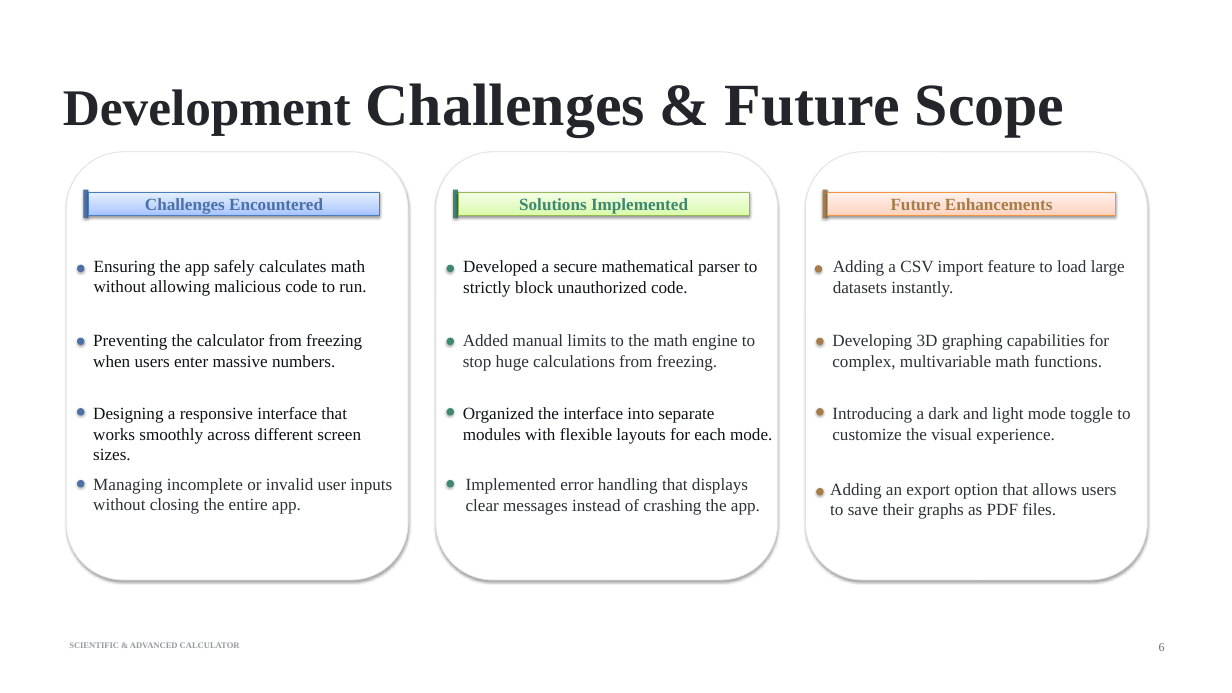
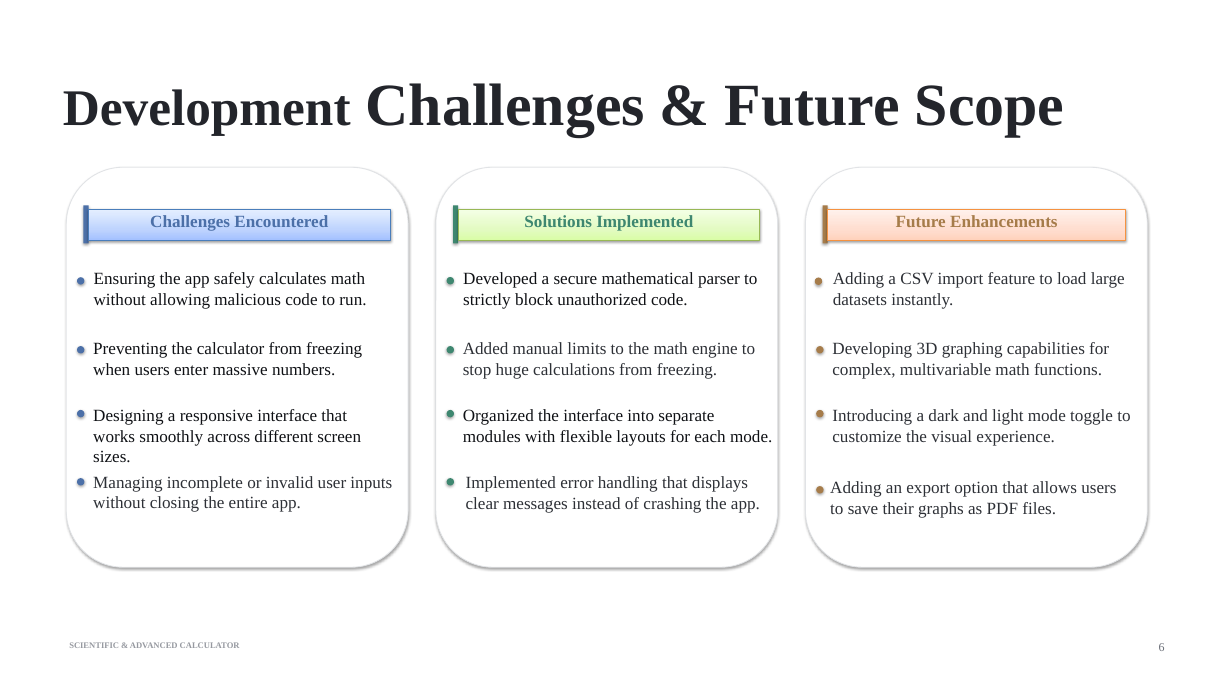
Before and after one commit to Aditi020/Numera, a slide deck: slide 6 of docs/Calculator.pptx. Drawn at 1232x693 pixels with LibreOffice and Linux fonts; fonts in the diff are those of the drawing. Boxes give left, top, right and bottom in pixels: in the first picture for what was removed or moved away, otherwise in the second. Text is boxed around its words. In the diff, an @@ line names an element or a change of style, - is before the commit and + after.

```diff
--- a/docs/Calculator.pptx
+++ b/docs/Calculator.pptx
@@ rounded rectangle: place and size @@
-rounded rectangle at (66,152,408,580)
+rounded rectangle at (66,167,408,567)
@@ rounded rectangle: place and size @@
-rounded rectangle at (436,152,778,580)
+rounded rectangle at (436,167,778,567)
@@ rounded rectangle: place and size @@
-rounded rectangle at (805,152,1147,580)
+rounded rectangle at (805,167,1147,567)
@@ rectangle: place and size @@
-rectangle at (83,190,88,218)
+rectangle at (84,206,89,244)
@@ rectangle "Challenges Encountered": place and size @@
-rectangle "Challenges Encountered" at (88,192,379,216)
+rectangle "Challenges Encountered" at (89,209,391,240)
@@ rectangle: place and size @@
-rectangle at (453,190,458,218)
+rectangle at (453,206,458,244)
@@ rectangle "Solutions Implemented": place and size @@
-rectangle "Solutions Implemented" at (458,192,749,216)
+rectangle "Solutions Implemented" at (458,209,760,240)
@@ rectangle: place and size @@
-rectangle at (823,190,828,218)
+rectangle at (823,206,828,244)
@@ rectangle "Future Enhancements": place and size @@
-rectangle "Future Enhancements" at (827,192,1115,216)
+rectangle "Future Enhancements" at (828,209,1126,240)
@@ 3 texts: place and size @@
-3 texts at (94,260,1125,297)
+3 texts at (94,272,1125,309)
@@ 6 ellipses, 3 texts: place and size @@
-6 ellipses, 3 texts at (77,265,1109,371)
+6 ellipses, 3 texts at (77,277,1109,379)
```
Also in this commit, not shown: 1 other slide changed, 1 other file.
